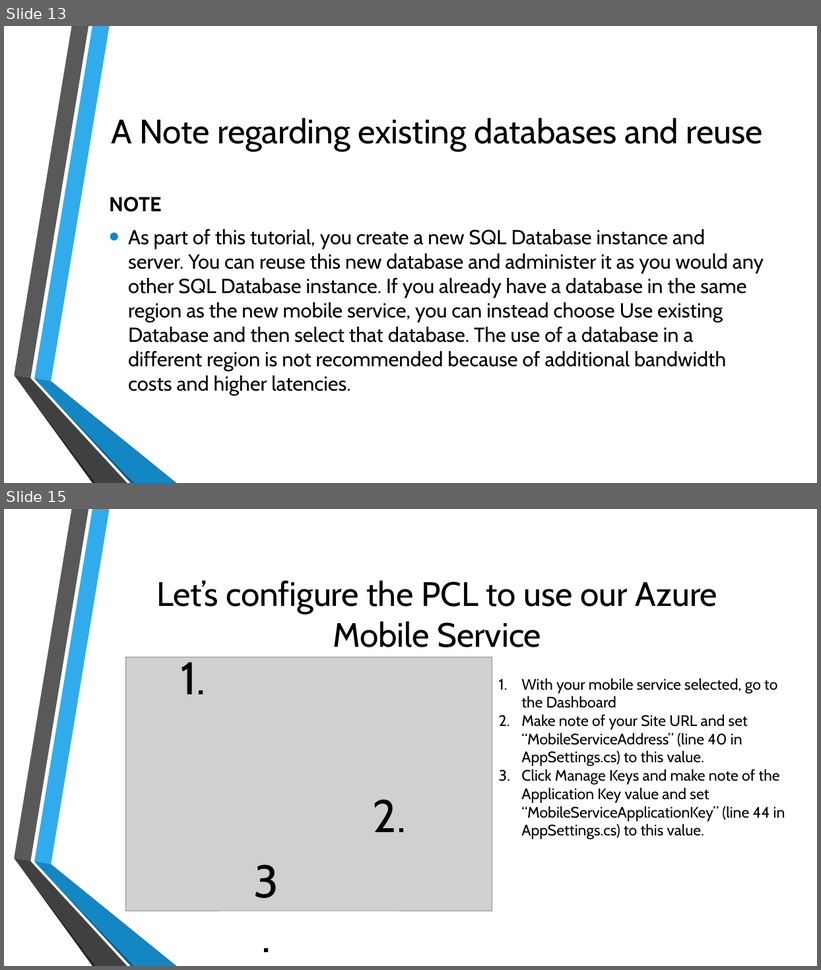
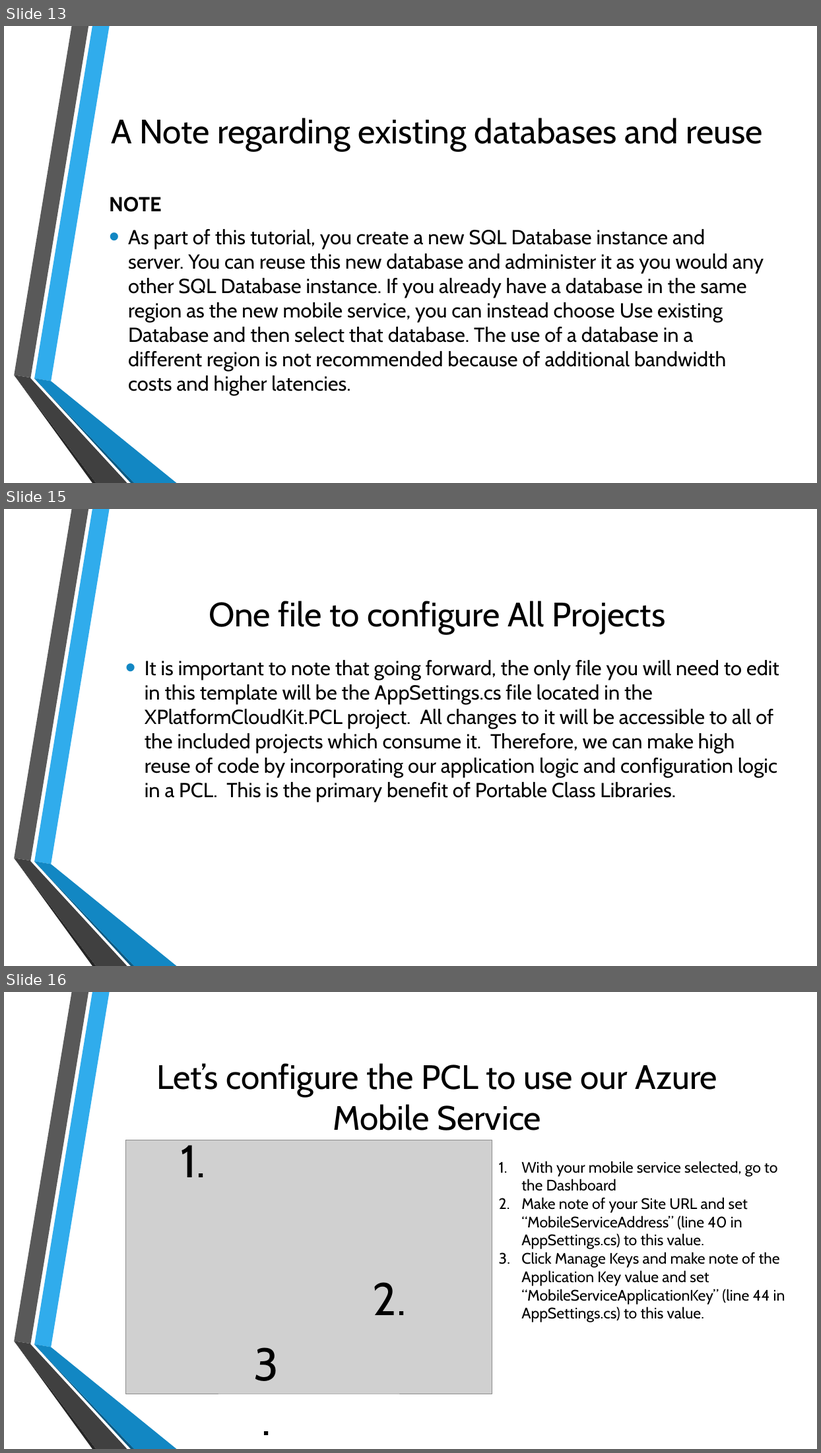
Before and after one commit to toolboc/XPlatformCloudKit, a slide deck: XPlatformCloudkit.pptx. Shown one above the other, each under a label of ours: slides 13 and 15 before the commit, slides 13, 15 and 16 after it; the slides between them are not shown. The pictures are 821x970 and 821x1453 pixels, drawn with LibreOffice and Linux fonts; fonts in the diff are those of the drawing; grey boxes stand for pictures; background and template pictures are left out. Boxes give left, top, right and bottom in pixels: in the first picture for what was removed or moved away, otherwise in the second. Text is boxed around its words. In the diff, an @@ line names an element or a change of style, - is before the commit and + after.

```diff
--- a/XPlatformCloudkit.pptx
+++ b/XPlatformCloudkit.pptx
@@ slide 15 added at bbox=[4, 509, 817, 966], background picture (left out); not listed: 6 template elements that a slide beside it also shows @@
@@ title added at bbox=[209, 601, 665, 634], 40 pt, text #000000 @@
+One file to configure All Projects
@@ text added at bbox=[145, 660, 780, 802], 24 pt, text #000000 @@
+• It is important to note that going forward, the only file you will need to edit in this template will be the AppSettings.cs file located in the XPlatformCloudKit.PCL project. All changes to it will be accessible to all of the included projects which consume it. Therefore, we can make high reuse of code by incorporating our application logic and configuration logic in a PCL. This is the primary benefit of Portable Class Libraries.
@@ what was slide 15 is now slide 16 @@
```
Also in this commit, not shown: 4 slides changed.
